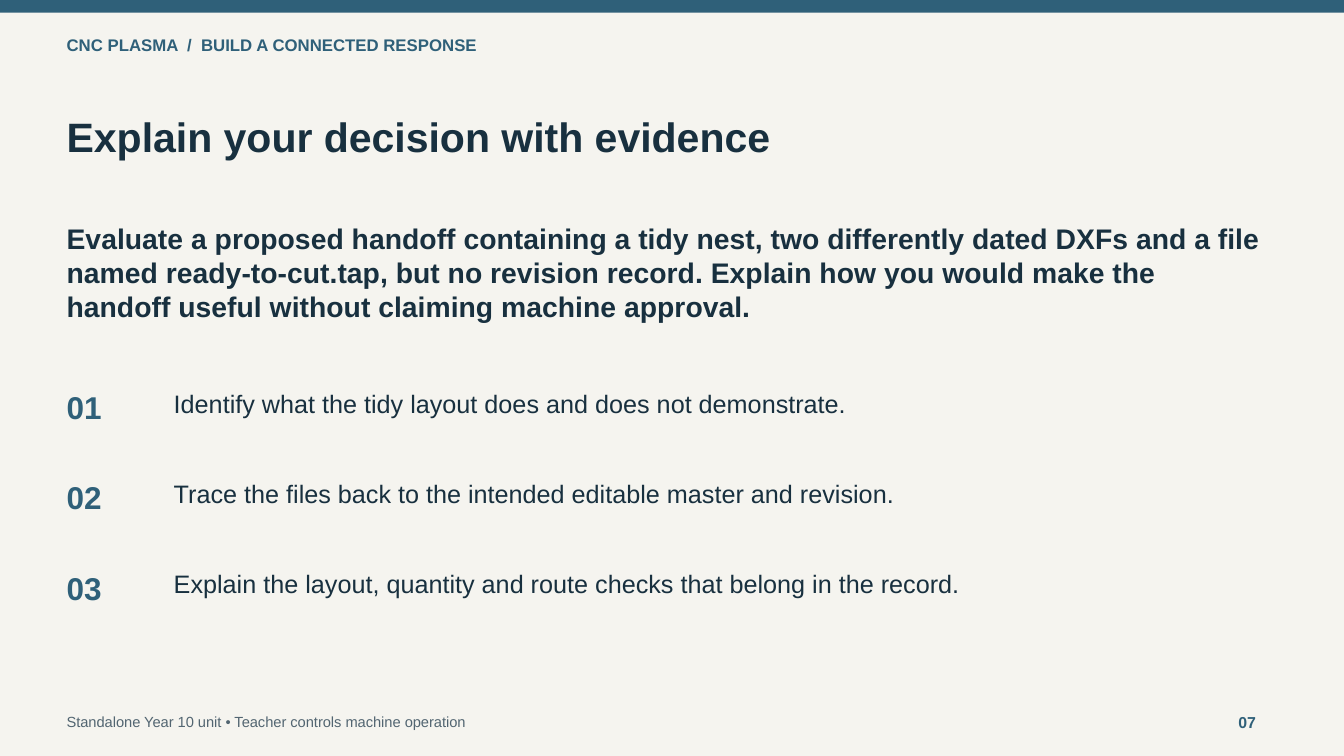
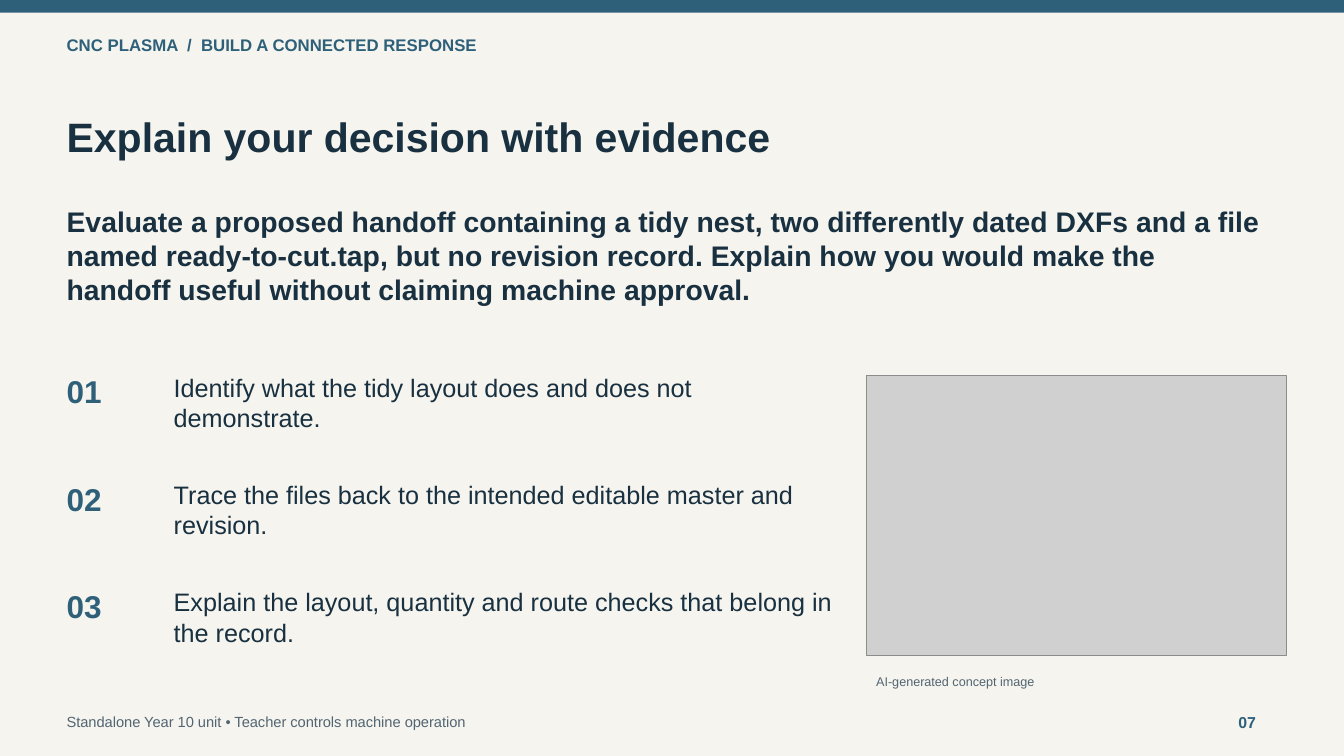
Before and after one commit to stevencowell/Main-Page, a slide deck: slide 7 of CNC-Plasma/assets/downloads/module-03-classroom.pptx. Drawn at 1344x756 pixels with LibreOffice and Linux fonts; fonts in the diff are those of the drawing; grey boxes stand for pictures. Boxes give left, top, right and bottom in pixels: in the first picture for what was removed or moved away, otherwise in the second. Text is boxed around its words. In the diff, an @@ line names an element or a change of style, - is before the commit and + after.

Commit message:
Add slide-specific images to CNC Plasma classroom PowerPoints

```diff
--- a/CNC-Plasma/assets/downloads/module-03-classroom.pptx
+++ b/CNC-Plasma/assets/downloads/module-03-classroom.pptx
@@ text "Evaluate a proposed handoff containing ...": place and size @@
-text "Evaluate a proposed handoff containing ..." at box(67, 228, 1259, 323)
+text "Evaluate a proposed handoff containing ..." at box(67, 211, 1259, 306)
@@ text "01": place and size @@
-text "01" at box(67, 397, 102, 420)
+text "01" at box(67, 381, 102, 404)
@@ text "Identify what the tidy layout ..." rewrapped from box(174, 394, 846, 419) to box(174, 378, 692, 428) @@
@@ picture added at box(866, 376, 1287, 656) @@
@@ text "Trace the files back to ..." rewrapped from box(174, 484, 894, 504) to box(174, 485, 793, 535) @@
@@ text "03": place and size @@
-text "03" at box(67, 578, 102, 601)
+text "03" at box(67, 596, 102, 619)
@@ text "Explain the layout, quantity and ..." rewrapped from box(174, 574, 959, 599) to box(174, 592, 832, 643) @@
@@ text added at box(876, 677, 1034, 689), 9 pt, text #526571 @@
+AI-generated concept image
```
Also in this commit, not shown: 7 other slides changed, 4 other files.
